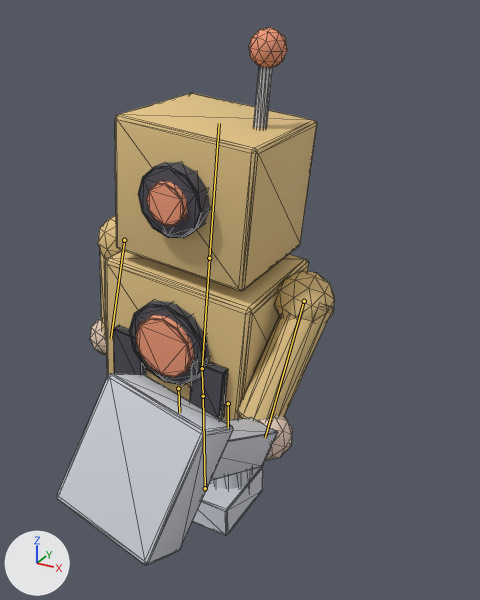
The glTF model adalides/assets/models/robot.glb, before and after one commit.
The view is the same before and after, from a camera (50 mm lens) standing at (1.17, -1.84, 1.76) and looking at (0.23, -0.12, 0.9). Every picture has the same lights, and +X, +Y and +Z are marked at lower left. The older version comes first. Both versions are drawn at frame 8 of the action 'attack'; the numbers are the values there. The bones that bend it are drawn over the model as lines. Mesh edges are drawn as thin lines.

Names of what the first picture shows: 'robot'.
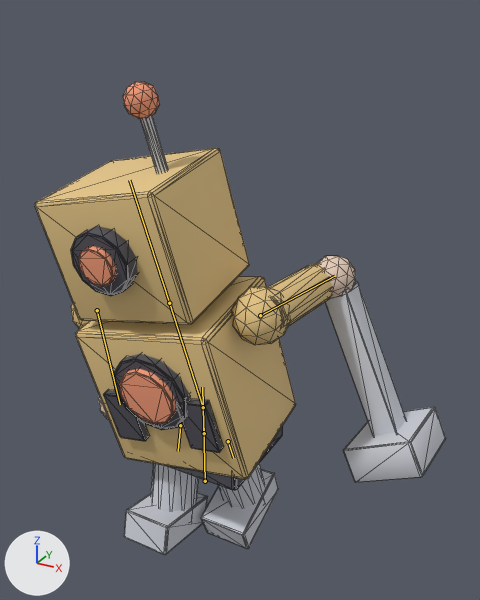
Scene script edits in JSON lines:
```json
{"block": "bone_root", "where": "bone_root = bpy.data.objects['robot_rig'].pose.bones['root']"}
{"op": "set", "path": "bone_root.location", "old": "(0.0, -0.039, 0.0)", "new": "(0.0, 0.0, 0.0)"}
{"block": "bone_hips", "where": "bone_hips = bpy.data.objects['robot_rig'].pose.bones['hips']  # child of 'root'"}
{"op": "set", "path": "bone_hips.location", "old": "(0.0, 0.0, 0.0)", "new": "(0.0, -0.211, 0.0)"}
{"block": "bone_leg_l", "where": "bone_leg_l = bpy.data.objects['robot_rig'].pose.bones['leg.L']  # child of 'hips'"}
{"op": "set", "path": "bone_leg_l.rotation_quaternion", "old": "(1.0, 0.0, 0.0, 0.0)", "new": "(0.994, -0.11, 0.0, 0.0)", "note": "degrees (0, 0, 0) -> degrees (-13, 0, 0)"}
{"block": "bone_leg_r", "where": "bone_leg_r = bpy.data.objects['robot_rig'].pose.bones['leg.R']  # child of 'hips'"}
{"op": "set", "path": "bone_leg_r.rotation_quaternion", "old": "(1.0, 0.0, 0.0, 0.0)", "new": "(0.983, 0.183, 0.0, 0.0)", "note": "degrees (0, 0, 0) -> degrees (21, 0, 0)"}
{"block": "bone_spine", "where": "bone_spine = bpy.data.objects['robot_rig'].pose.bones['spine']  # child of 'hips'"}
{"op": "set", "path": "bone_spine.rotation_quaternion", "old": "(0.998, 0.027, -0.002, -0.063)", "new": "(0.993, 0.073, 0.007, 0.096)", "note": "degrees (3, 0, -7) -> degrees (8, 0, 11)"}
{"block": "bone_arm_r", "where": "bone_arm_r = bpy.data.objects['robot_rig'].pose.bones['arm.R']  # child of 'spine'"}
{"op": "set", "path": "bone_arm_r.rotation_quaternion", "old": "(0.963, -0.268, 0.0, 0.0)", "new": "(0.776, 0.63, 0.0, 0.0)", "note": "degrees (-31, 0, 0) -> degrees (78, 0, 0)"}
```

What differs and where, as boxes (x1, y1, x2, y2) in the pictures (480 x 600 px):
```json
{"object": "robot", "change": "posed", "before": [57, 27, 335, 565], "after": [35, 82, 446, 555], "on screen": "48% wider, 12% shorter"}
{"bone": "root", "before": "(205, 488) to (203, 396)", "after": "(205, 481) to (202, 387)"}
{"bone": "hips", "before": "(203, 396) to (202, 370)", "after": "(204, 433) to (203, 409)"}
{"bone": "leg.L", "before": "(178, 388) to (179, 412)", "after": "(180, 425) to (178, 451)"}
{"bone": "leg.R", "before": "(228, 403) to (228, 428)", "after": "(228, 441) to (233, 458)"}
{"bone": "spine", "before": "(202, 368) to (209, 258)", "after": "(203, 407) to (169, 303)"}
{"bone": "arm.R", "before": "(304, 301) to (265, 438)", "after": "(260, 315) to (334, 276)"}
```
